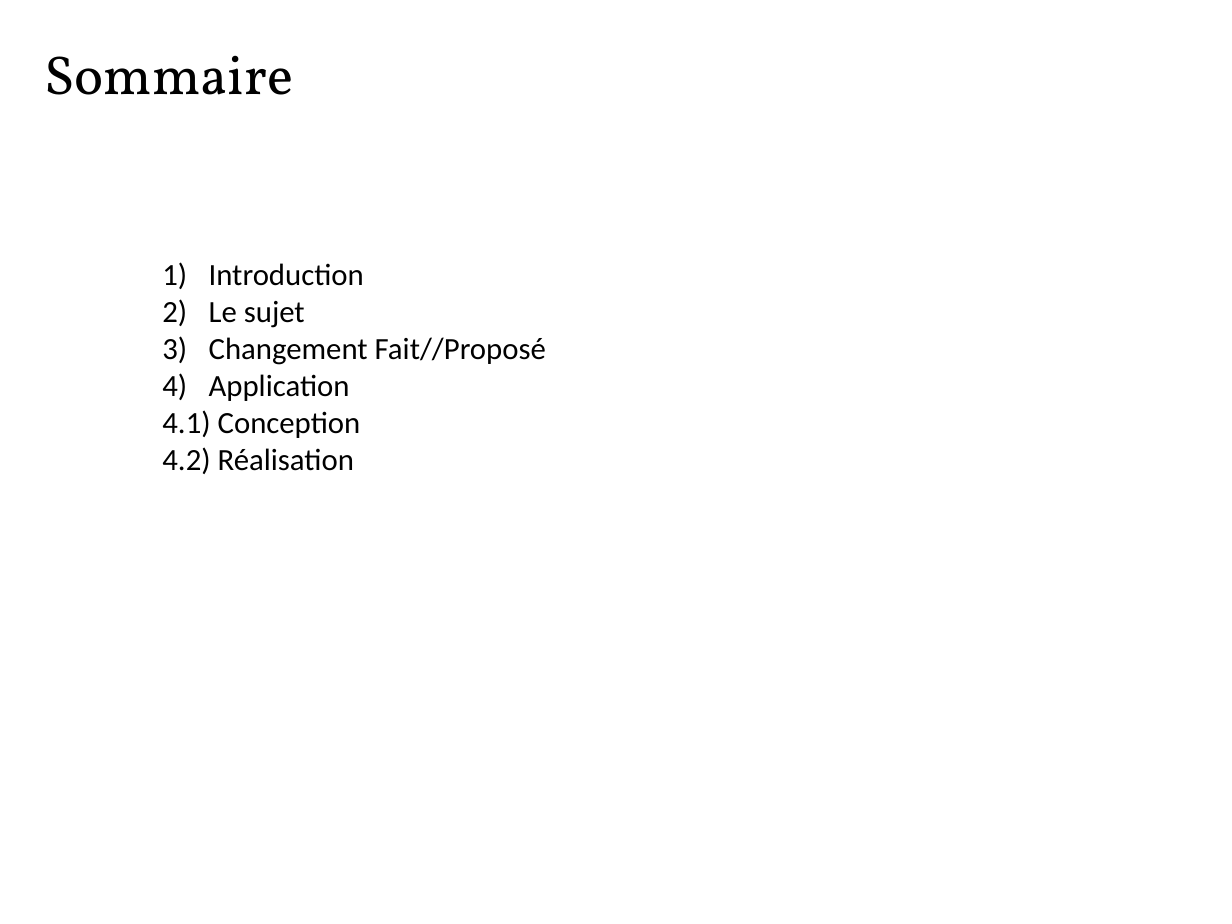
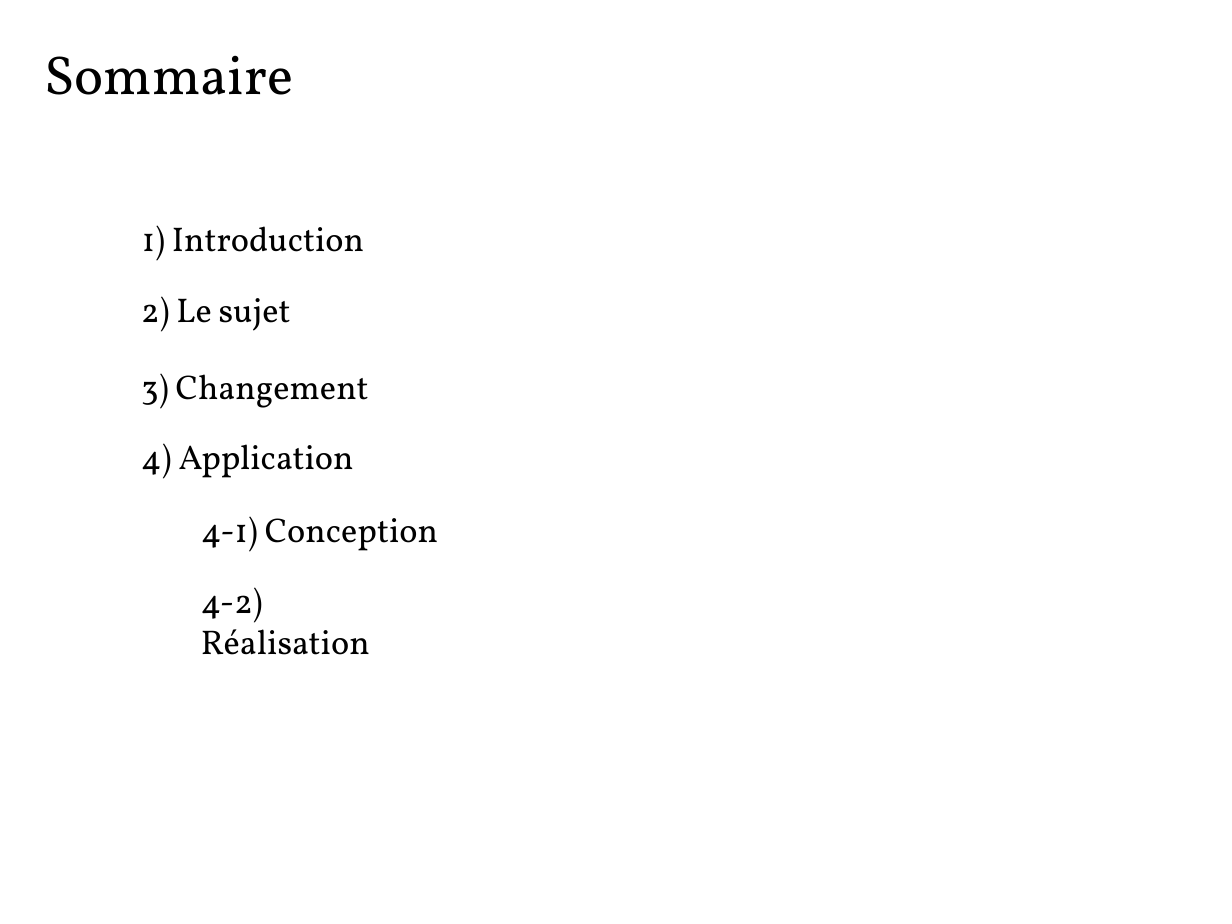
Before and after one commit to Nicaps/army-factory, a slide deck: slide 2 of Documents/14 décembre 2016/Pres.pptx. Drawn at 1232x924 pixels with LibreOffice and Linux fonts; fonts in the diff are those of the drawing. Boxes give left, top, right and bottom in pixels: in the first picture for what was removed or moved away, otherwise in the second. Text is boxed around its words. In the diff, an @@ line names an element or a change of style, - is before the commit and + after.

```diff
--- a/Documents/14 décembre 2016/Pres.pptx
+++ b/Documents/14 décembre 2016/Pres.pptx
@@ text added at (x1=142, y1=225, x2=364, y2=261), 20 pt, text #000000 @@
+1) Introduction
@@ text removed at (x1=162, y1=263, x2=546, y2=474) @@
-1) Introduction
-2) Le sujet
-3) Changement Fait//Proposé
-4) Application
-4.1) Conception
-4.2) Réalisation
@@ text added at (x1=141, y1=296, x2=291, y2=332), 20 pt, text #000000 @@
+2) Le sujet
@@ text added at (x1=141, y1=373, x2=369, y2=409), 20 pt, text #000000 @@
+3) Changement
@@ text added at (x1=141, y1=443, x2=354, y2=479), 20 pt, text #000000 @@
+4) Application
@@ text added at (x1=201, y1=516, x2=438, y2=552), 20 pt, text #000000 @@
+4-1) Conception
@@ text added at (x1=201, y1=587, x2=370, y2=655), 20 pt, text #000000 @@
+4-2) Réalisation
```
Also in this commit, not shown: 2 other slides changed.
